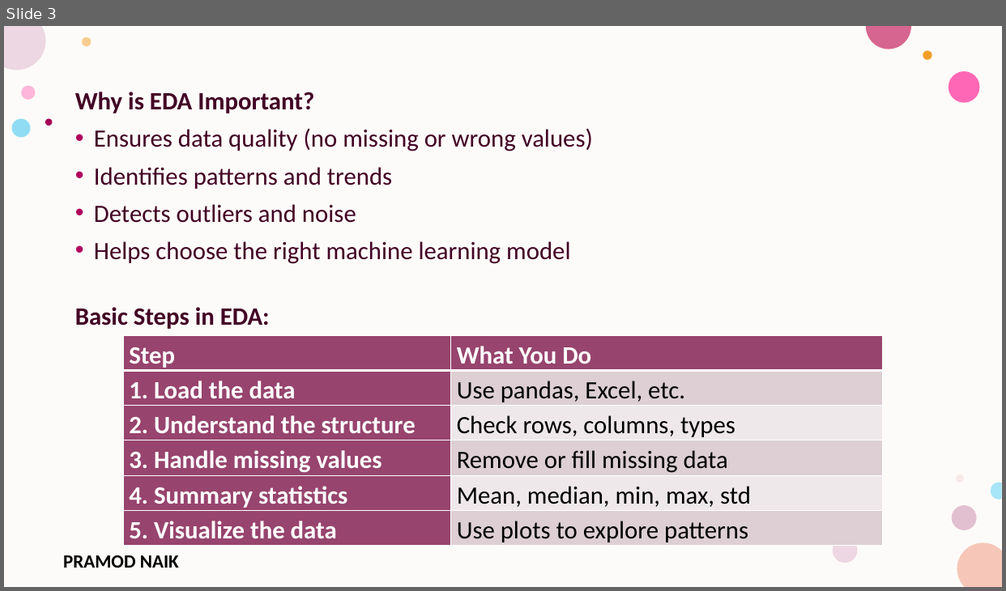
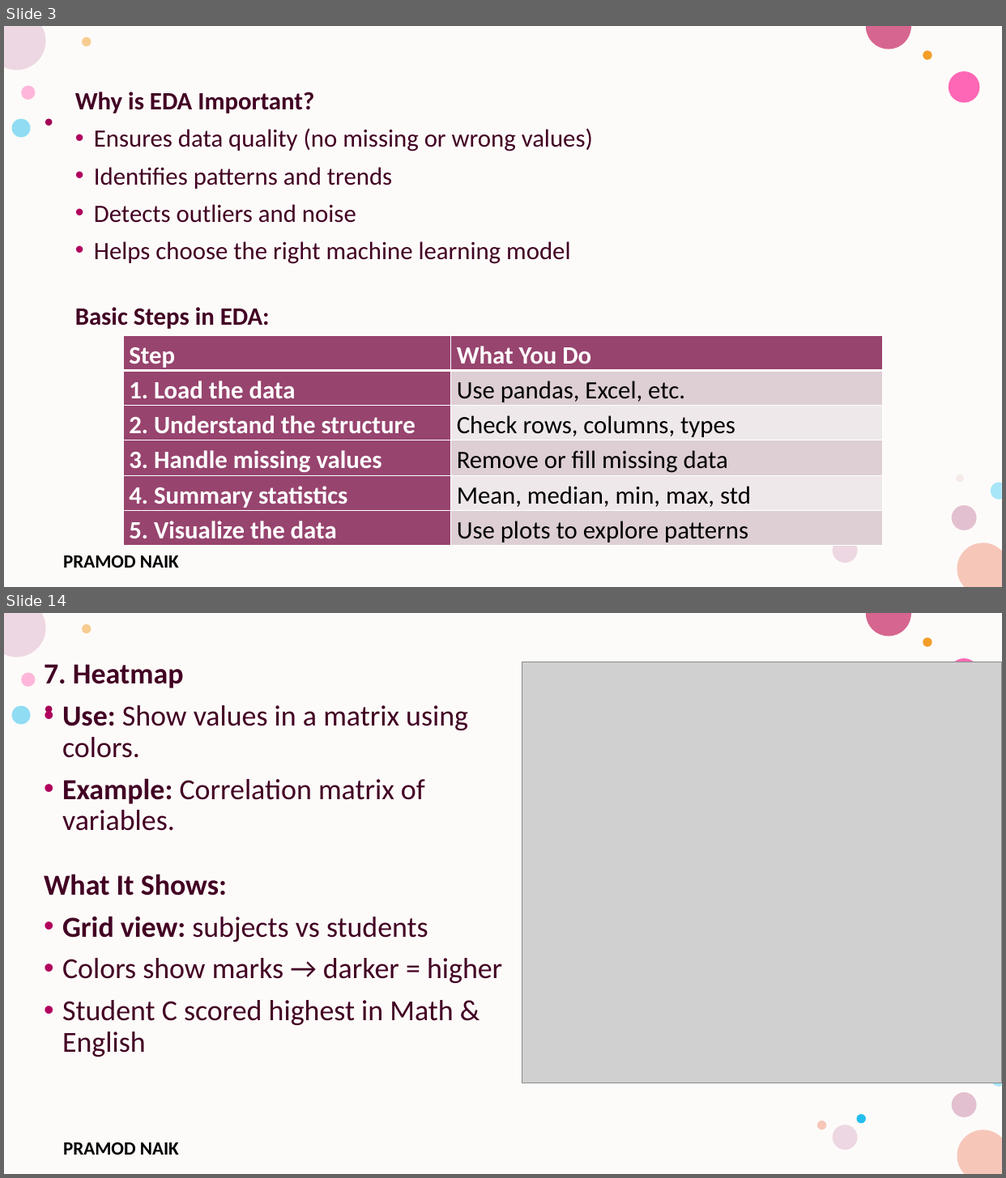
Before and after one commit to PRAMODNAIK-DEV/MCA-2nd-Sem-ML-Data-Analytics-Shridevi-College, a slide deck: Theory Class-Notes/Unit-5 Data Analytics and Real-World Applications.pptx. Shown one above the other, each under a label of ours: slide 3 before the commit, slides 3 and 14 after it; the slides between them are not shown. The pictures are 1006x591 and 1006x1178 pixels, drawn with LibreOffice and Linux fonts; fonts in the diff are those of the drawing; grey boxes stand for pictures; background and template pictures are left out. Boxes give left, top, right and bottom in pixels: in the first picture for what was removed or moved away, otherwise in the second. Text is boxed around its words. In the diff, an @@ line names an element or a change of style, - is before the commit and + after.

```diff
--- a/Theory Class-Notes/Unit-5 Data Analytics and Real-World Applications.pptx
+++ b/Theory Class-Notes/Unit-5 Data Analytics and Real-World Applications.pptx
@@ slide 14 added at [4, 613, 1002, 1174], background #FFFFFF; not listed: 16 template elements that a slide beside it also shows @@
@@ text added at [44, 664, 502, 1057], 28 pt, text #420023 @@
+7. Heatmap
+• Use: Show values in a matrix using colors.
+• Example: Correlation matrix of variables.
+What It Shows:
+• Grid view: subjects vs students
+• Colors show marks → darker = higher
+• Student C scored highest in Math & English
@@ picture added at [522, 662, 1002, 1084] @@
```
Also in this commit, not shown: 1 slide changed, 24 other slides added.
